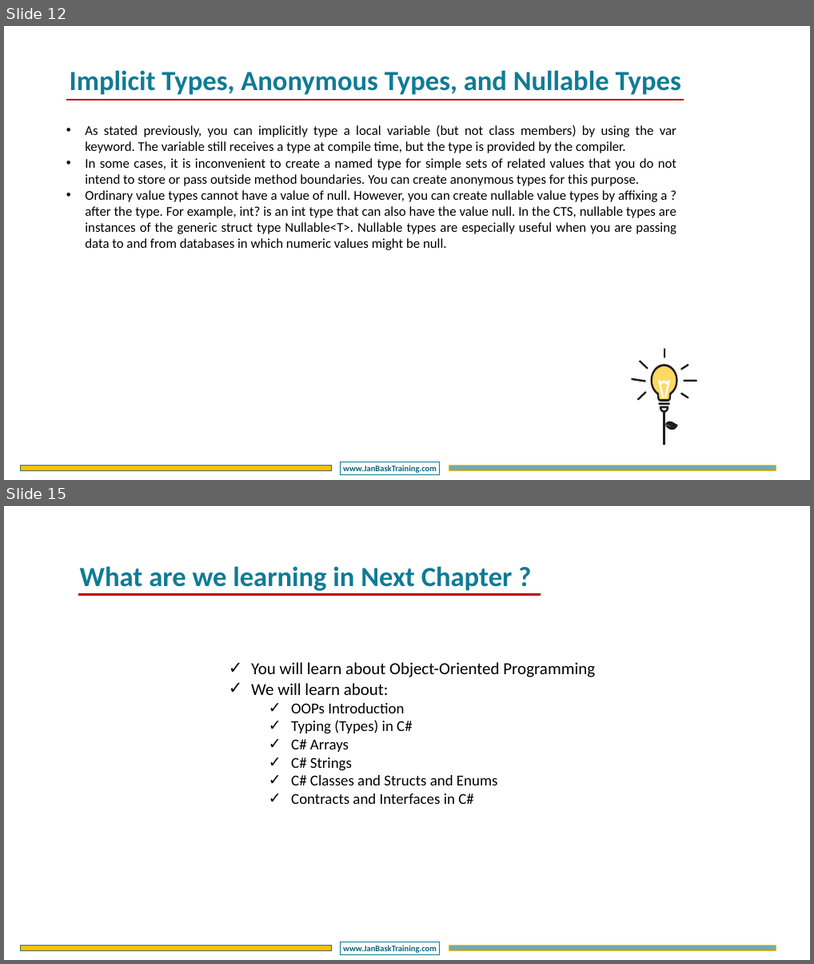
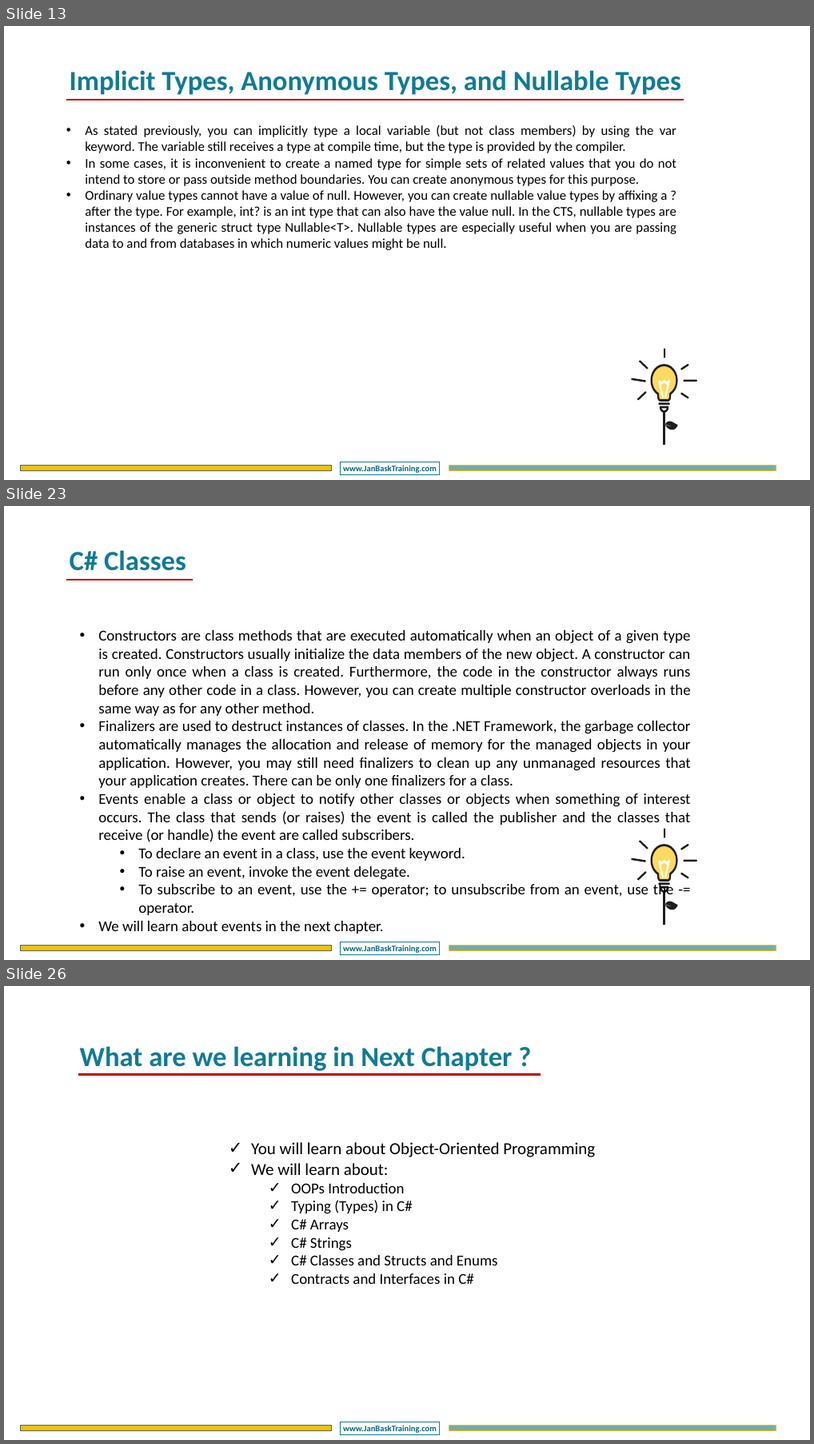
Before and after one commit to DotNetTraining/DotNetEssentials, a slide deck: slides/OOPC/OOPC - Chapter2.pptx. Shown one above the other, each under a label of ours: slides 12 and 15 before the commit, slides 13, 23 and 26 after it; the slides between them are not shown. The pictures are 814x964 and 814x1444 pixels, drawn with LibreOffice and Linux fonts; fonts in the diff are those of the drawing; background and template pictures are left out. Boxes give left, top, right and bottom in pixels: in the first picture for what was removed or moved away, otherwise in the second. Text is boxed around its words. In the diff, an @@ line names an element or a change of style, - is before the commit and + after.

Commit message:
Finished Chapter2 Code Examples

```diff
--- a/slides/OOPC/OOPC - Chapter2.pptx
+++ b/slides/OOPC/OOPC - Chapter2.pptx
@@ slide 23 added at [4,506,810,960], background #FFFFFF; not listed: 3 template elements that a slide beside it also shows @@
@@ text added at [70,550,186,571], 66 pt, text #107B94, bold @@
+C# Classes
@@ line added from (66, 580) to (193, 580), #C00000 4.5 pt @@
@@ text added at [98,630,691,933], 36 pt, text #000000 @@
+• Constructors are class methods that are executed automatically when an object of a given type is created. Constructors usually initialize the data members of the new object. A constructor can run only once when a class is created. Furthermore, the code in the constructor always runs before any other code in a class. However, you can create multiple constructor overloads in the same way as for any other method.
+• Finalizers are used to destruct instances of classes. In the .NET Framework, the garbage collector automatically manages the allocation and release of memory for the managed objects in your application. However, you may still need finalizers to clean up any unmanaged resources that your application creates. There can be only one finalizers for a class.
+• Events enable a class or object to notify other classes or objects when something of interest occurs. The class that sends (or raises) the event is called the publisher and the classes that receive (or handle) the event are called subscribers.
+  • To declare an event in a class, use the event keyword.
+  • To raise an event, invoke the event delegate.
+  • To subscribe to an event, use the += operator; to unsubscribe from an event, use the -= operator.
+• We will learn about events in the next chapter.
@@ group added at [631,828,698,924]: 13 freeform shapes, 1 line @@
@@ what was slide 12 is now slide 13 @@
@@ what was slide 15 is now slide 26 @@
```
Also in this commit, not shown: 2 slides changed, 10 other slides added, 9 other files.
